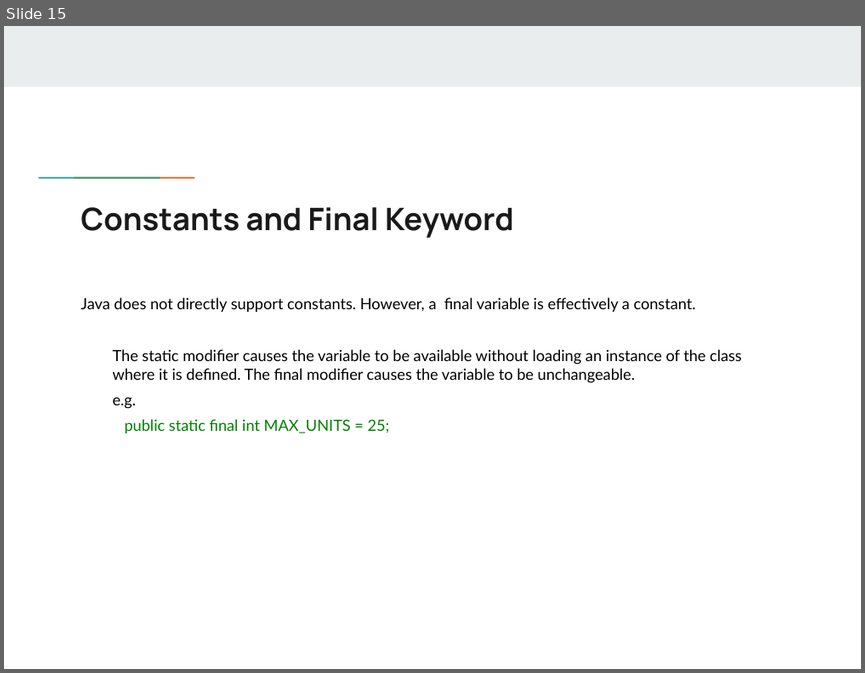
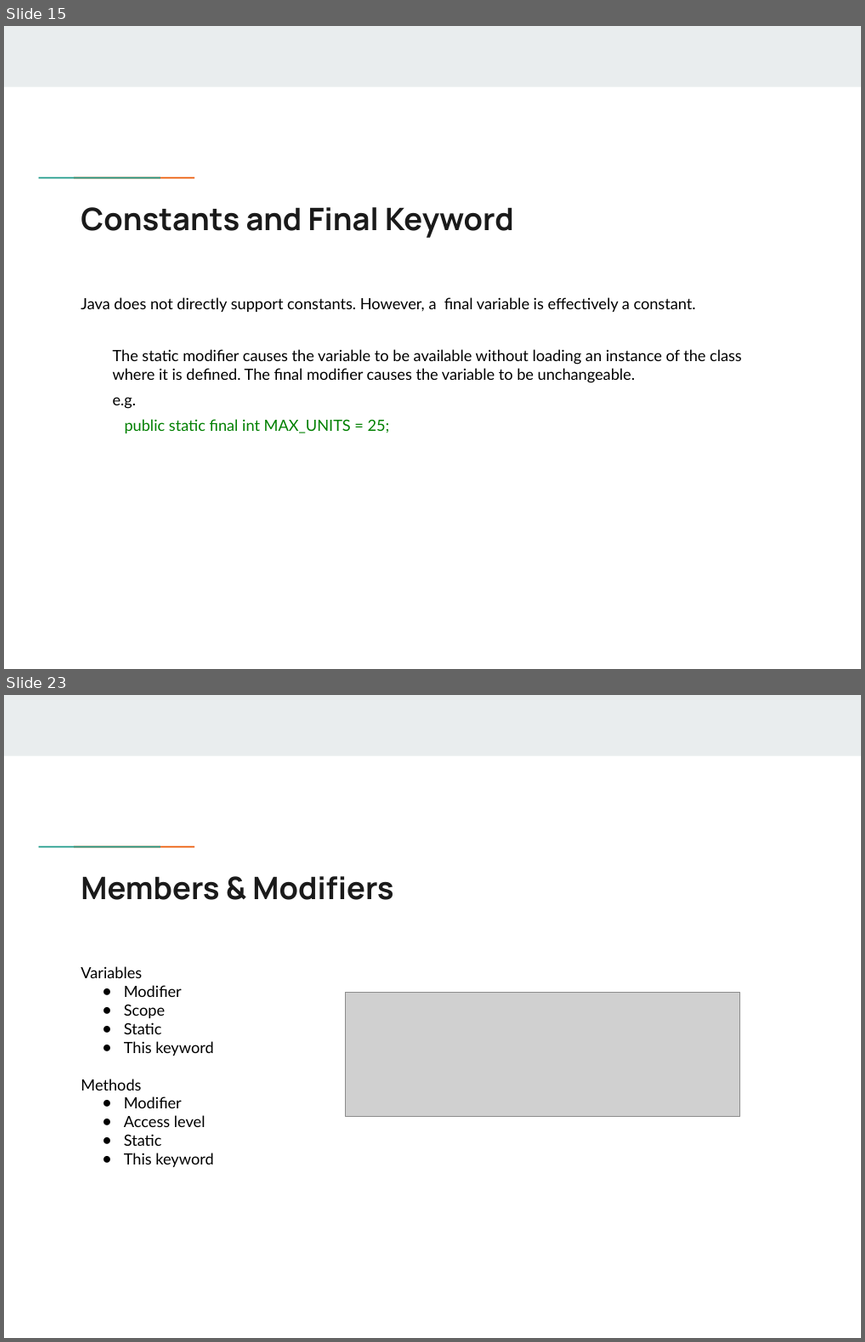
Before and after one commit to flyworker/java-workshop, a slide deck: JavaSE.pptx. Shown one above the other, each under a label of ours: slide 15 before the commit, slides 15 and 23 after it; the slides between them are not shown. The pictures are 865x673 and 865x1342 pixels, drawn with LibreOffice and Linux fonts; fonts in the diff are those of the drawing; grey boxes stand for pictures; background and template pictures are left out. Boxes give left, top, right and bottom in pixels: in the first picture for what was removed or moved away, otherwise in the second. Text is boxed around its words. In the diff, an @@ line names an element or a change of style, - is before the commit and + after.

```diff
--- a/JavaSE.pptx
+++ b/JavaSE.pptx
@@ slide 23 added at (x1=4, y1=695, x2=861, y2=1338), background #FFFFFF; not listed: 3 template elements that a slide beside it also shows @@
@@ title added at (x1=80, y1=876, x2=393, y2=900), 26 pt, text #1A1A1A, bold @@
+Members & Modifiers
@@ text added at (x1=80, y1=966, x2=213, y2=1167), 13 pt, text #000000 @@
+Variables
+● Modifier
+● Scope
+● Static
+● This keyword
+Methods
+● Modifier
+● Access level
+● Static
+● This keyword
@@ picture added at (x1=345, y1=993, x2=739, y2=1117) @@
```
Also in this commit, not shown: 9 other slides added.
